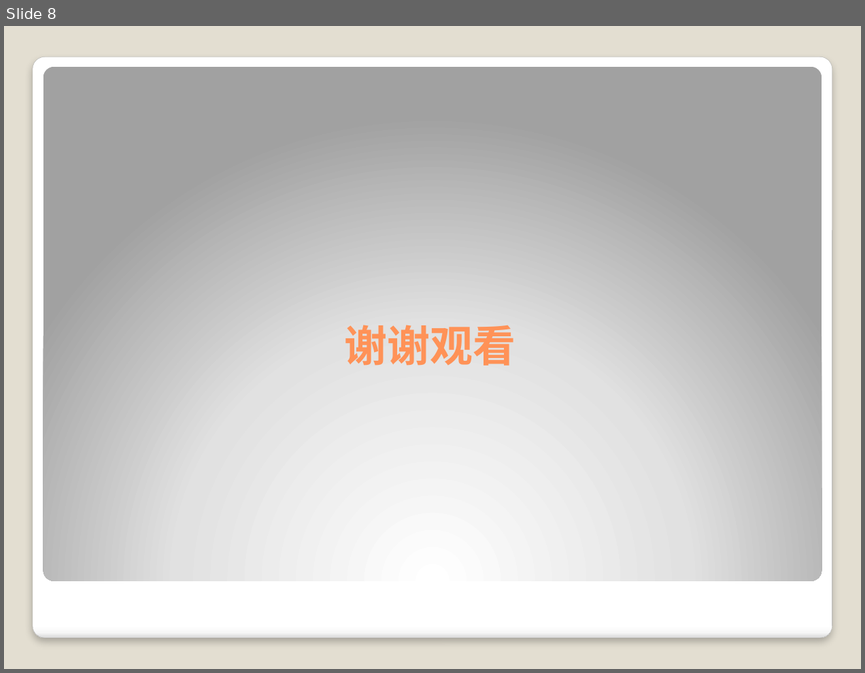
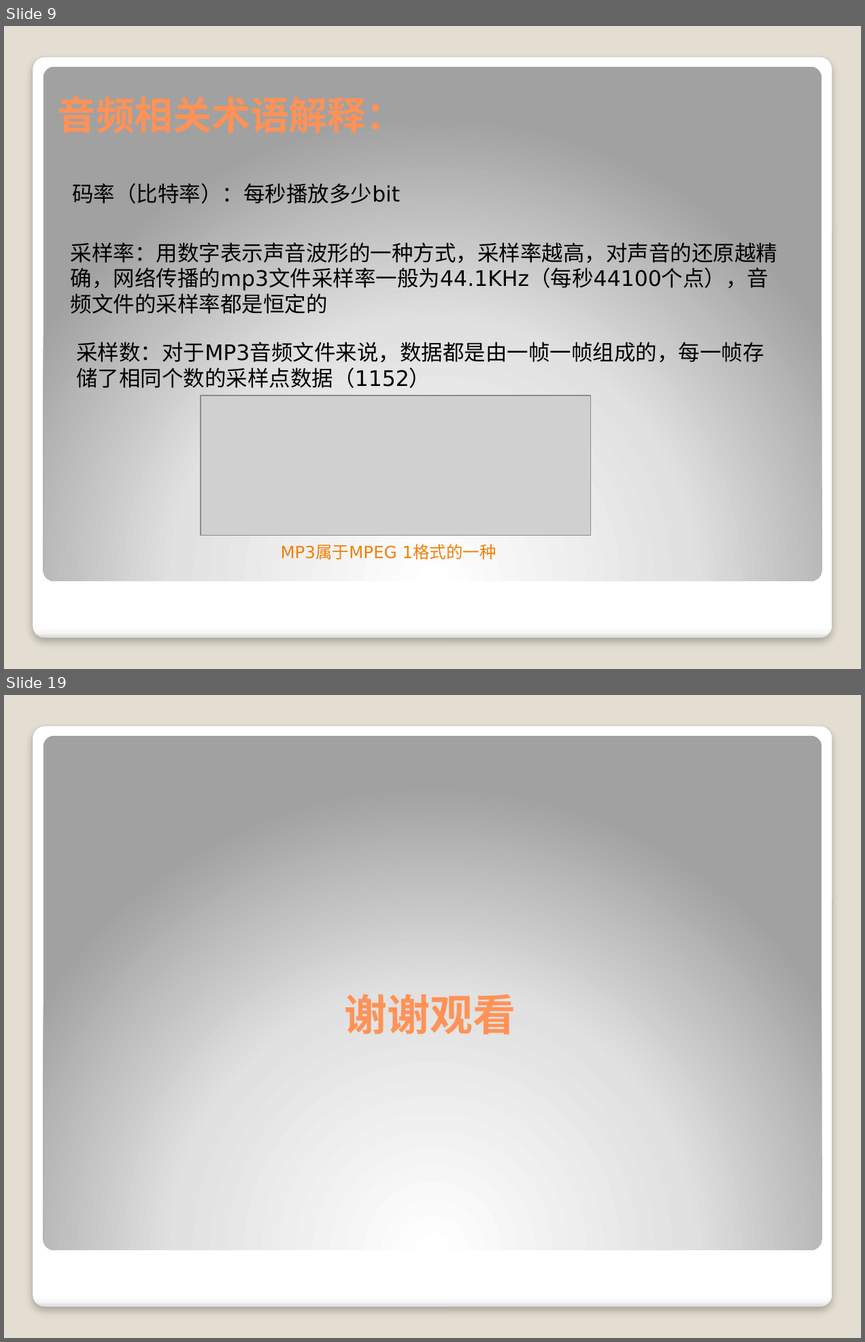
Before and after one commit to wanls4583/mp3player, a slide deck: AudioContext.pptx. Shown one above the other, each under a label of ours: slide 8 before the commit, slides 9 and 19 after it; the slides between them are not shown. The pictures are 865x673 and 865x1342 pixels, drawn with LibreOffice and Linux fonts; fonts in the diff are those of the drawing; grey boxes stand for pictures. Boxes give left, top, right and bottom in pixels: in the first picture for what was removed or moved away, otherwise in the second. Text is boxed around its words. In the diff, an @@ line names an element or a change of style, - is before the commit and + after.

```diff
--- a/AudioContext.pptx
+++ b/AudioContext.pptx
@@ slide 9 added at box(4, 26, 861, 669), background #E3DED1; not listed: 2 template elements that a slide beside it also shows @@
@@ text added at box(72, 183, 400, 203), 18 pt, text #000000 @@
+码率（比特率）：每秒播放多少bit
@@ text added at box(71, 242, 778, 314), 18 pt, text #000000 @@
+采样率：用数字表示声音波形的一种方式，采样率越高，对声音的还原越精确，网络传播的mp3文件采样率一般为44.1KHz（每秒44100个点），音频文件的采样率都是恒定的
@@ text added at box(76, 342, 764, 388), 18 pt, text #000000 @@
+采样数：对于MP3音频文件来说，数据都是由一帧一帧组成的，每一帧存储了相同个数的采样点数据（1152）
@@ picture added at box(201, 395, 590, 535) @@
@@ text added at box(281, 544, 496, 559), 14 pt, text #F07F09 @@
+MP3属于MPEG 1格式的一种
@@ what was slide 8 is now slide 19 @@
```
Also in this commit, not shown: 5 slides changed, 12 other slides added, 2 slides removed, 5 other files.
